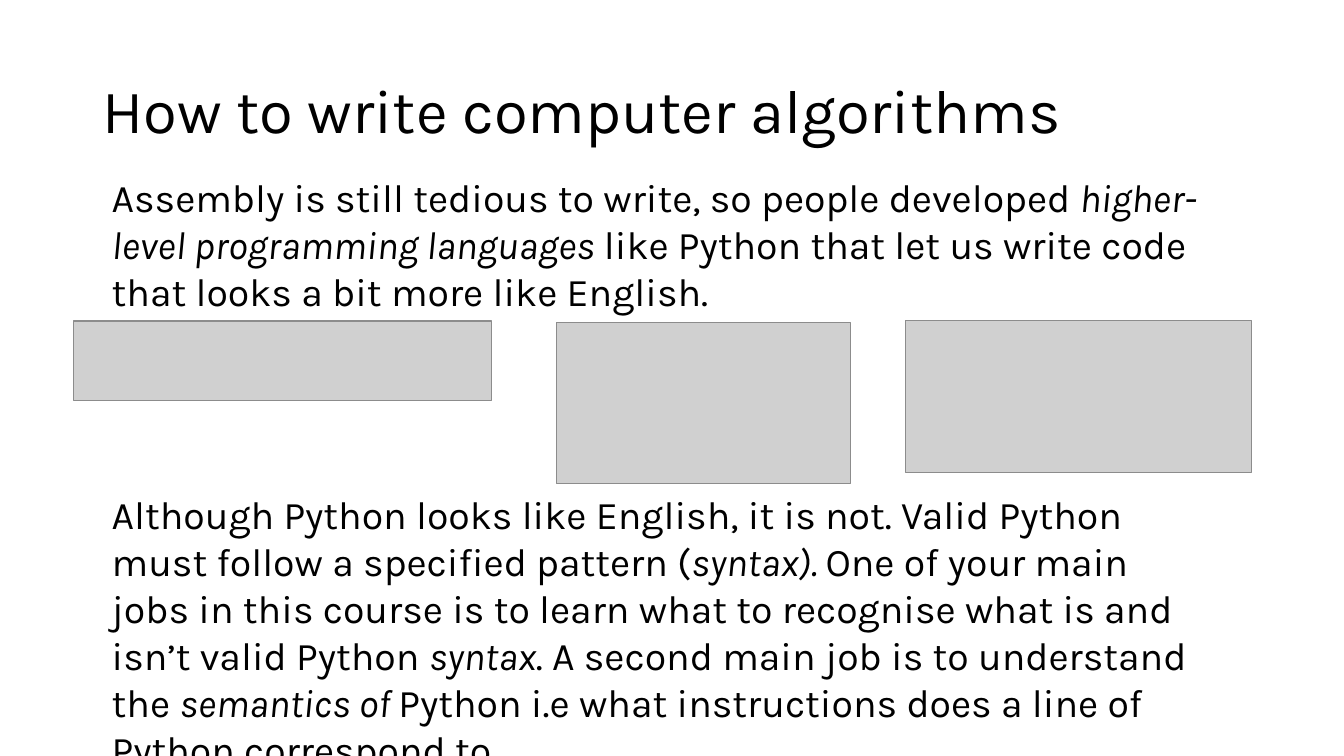
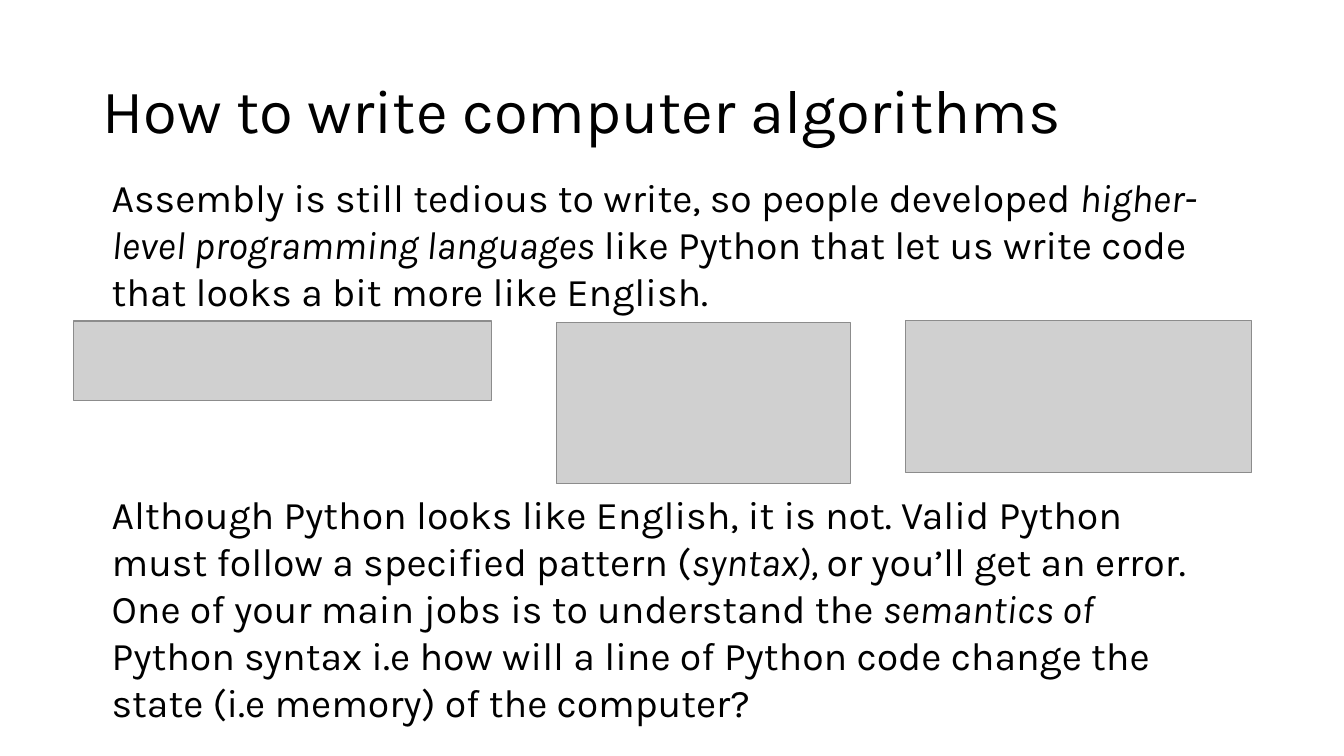
Before and after one commit to engmaths/SEMT10002_2025, a slide deck: slide 39 of Week_1_variables_operators_and_algorithms/Seminar_algorithms/seminar1_algorithms.pptx (slide 35 before the commit). Drawn at 1344x756 pixels with LibreOffice and Linux fonts; fonts in the diff are those of the drawing; grey boxes stand for pictures. Boxes give left, top, right and bottom in pixels: in the first picture for what was removed or moved away, otherwise in the second. Text is boxed around its words. In the diff, an @@ line names an element or a change of style, - is before the commit and + after.

```diff
--- a/Week_1_variables_operators_and_algorithms/Seminar_algorithms/seminar1_algorithms.pptx
+++ b/Week_1_variables_operators_and_algorithms/Seminar_algorithms/seminar1_algorithms.pptx
@@ text at (x1=112, y1=502, x2=1186, y2=727): text changed @@
-Although Python looks like English, it is not. Valid Python must follow a specified pattern (syntax). One of your main jobs in this course is to learn what to recognise what is and isn’t valid Python syntax. A second main job is to understand the semantics of Python i.e what instructions does a line of Python correspond to.
+Although Python looks like English, it is not. Valid Python must follow a specified pattern (syntax), or you’ll get an error. One of your main jobs is to understand the semantics of Python syntax i.e how will a line of Python code change the state (i.e memory) of the computer?
```
Also in this commit, not shown: 7 other slides changed, 6 slides added, 1 slide removed, 1 other file.
